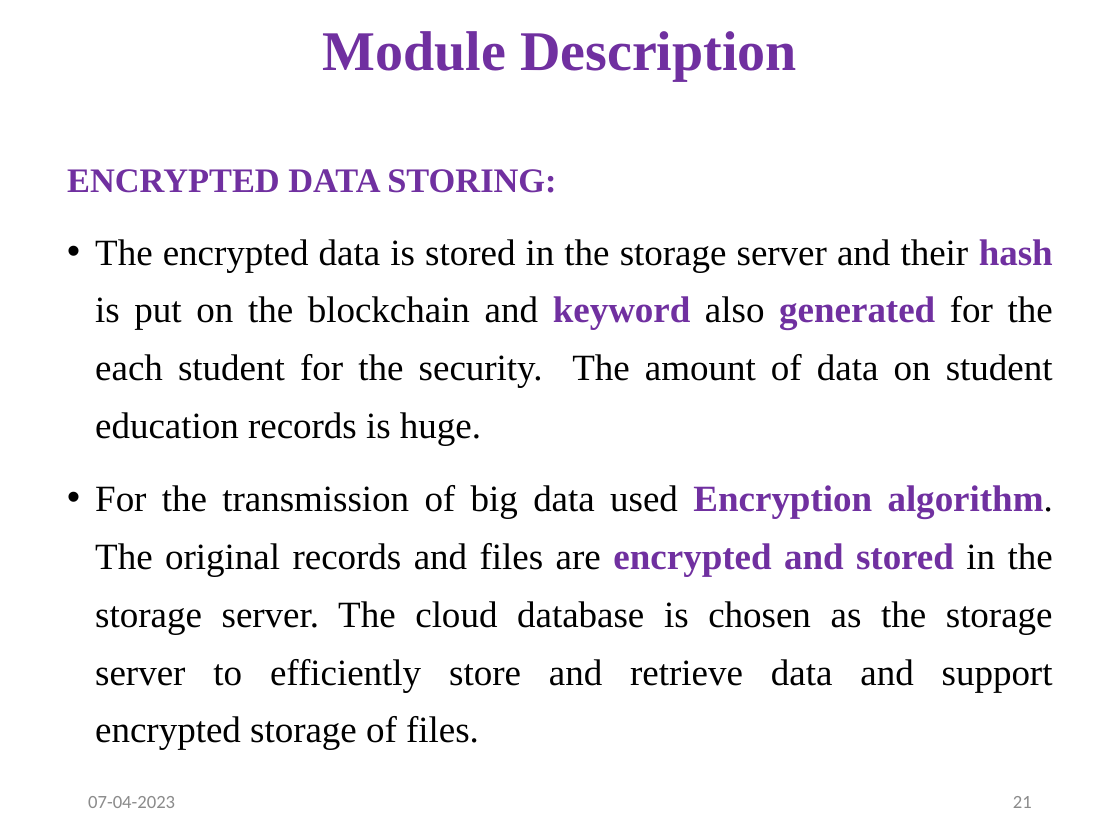
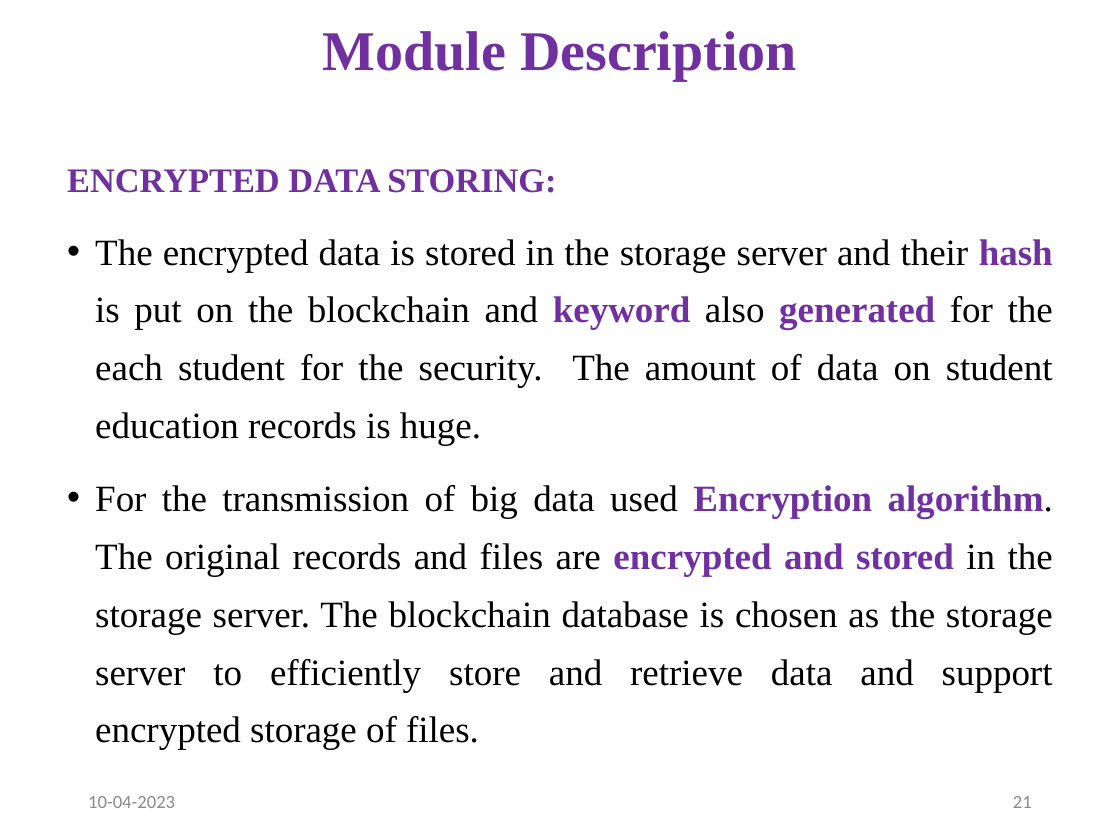
Before and after one commit to ValarmathyV/A-Blockchain-Based-Credible-and-Secure-Education-data-Management-using-PBFT-Algorithm, a slide deck: slide 21 of FINAL PPT FOR PRESENTATION.pptx. Drawn at 1120x840 pixels with LibreOffice and Linux fonts; fonts in the diff are those of the drawing. Boxes give left, top, right and bottom in pixels: in the first picture for what was removed or moved away, otherwise in the second. Text is boxed around its words. In the diff, an @@ line names an element or a change of style, - is before the commit and + after.

```diff
--- a/FINAL PPT FOR PRESENTATION.pptx
+++ b/FINAL PPT FOR PRESENTATION.pptx
@@ text at (95, 485, 1053, 750): text changed @@
-• For the transmission of big data used Encryption algorithm. The original records and files are encrypted and stored in the storage server. The cloud database is chosen as the storage server to efficiently store and retrieve data and support encrypted storage of files.
+• For the transmission of big data used Encryption algorithm. The original records and files are encrypted and stored in the storage server. The blockchain database is chosen as the storage server to efficiently store and retrieve data and support encrypted storage of files.
@@ text at (88, 796, 175, 808): text changed @@
-07-04-2023
+10-04-2023
```
Also in this commit, not shown: 34 other slides changed.
